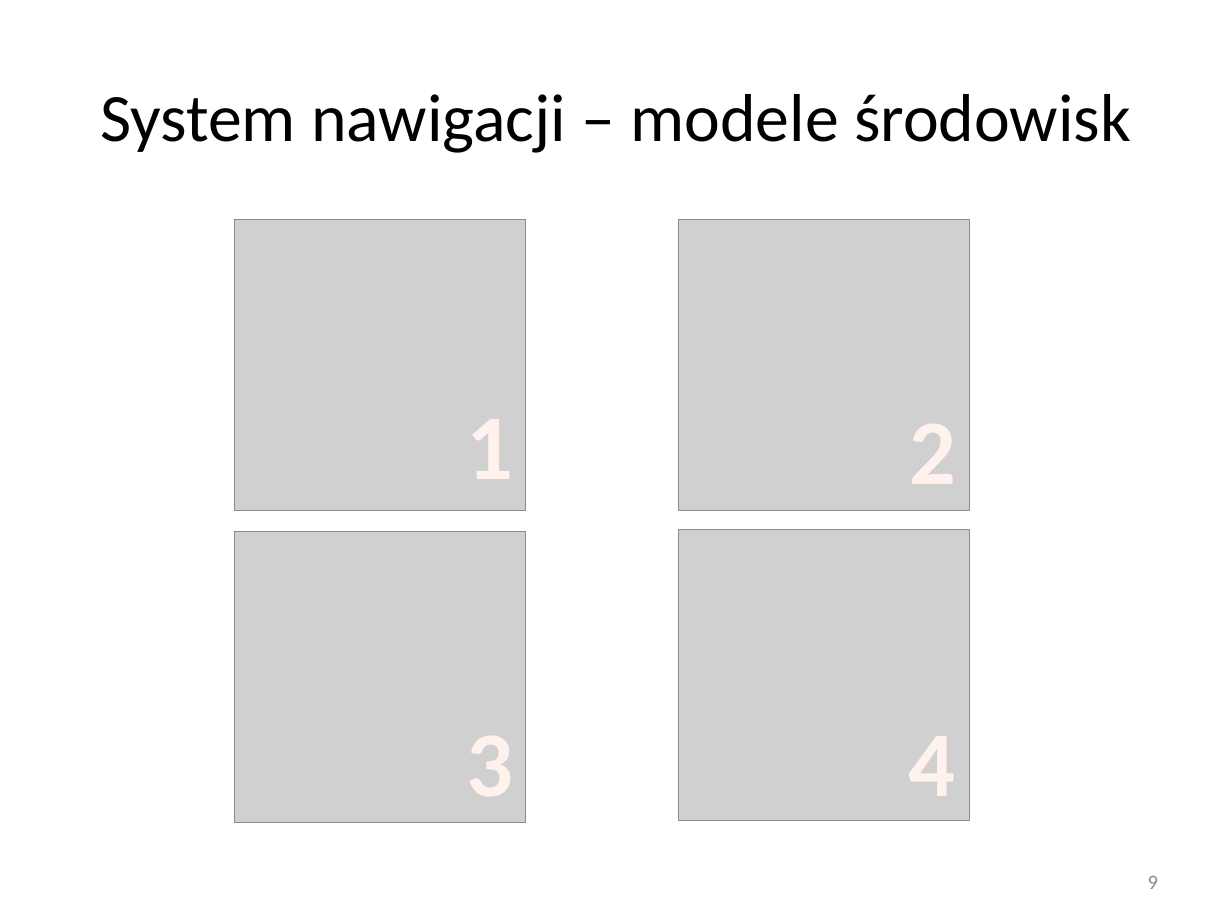
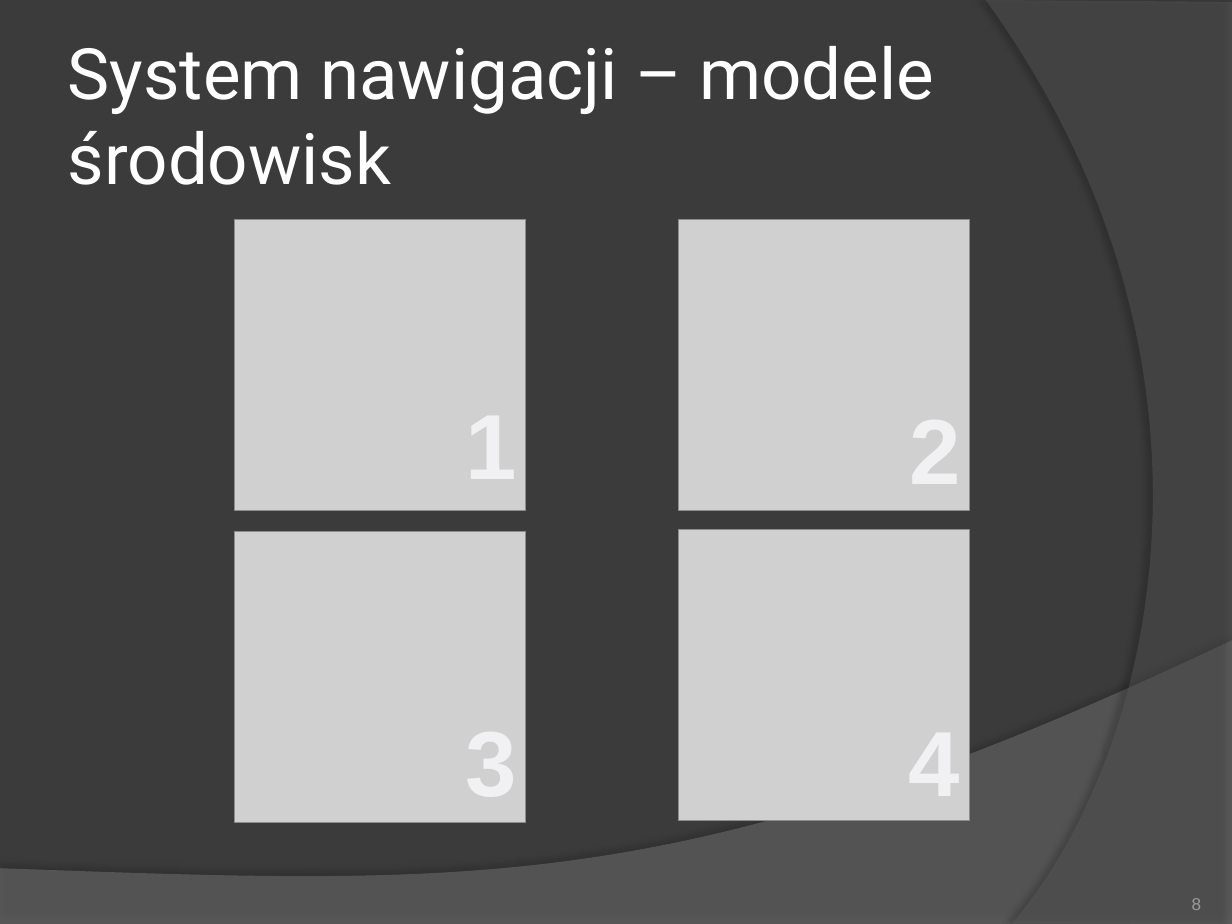
Before and after one commit to sskullgra/Character-Navigation, a slide deck: slide 8 of Nawigacja w grach komputerowych.pptx (slide 9 before the commit). Drawn at 1232x924 pixels with LibreOffice and Linux fonts; fonts in the diff are those of the drawing; grey boxes stand for pictures. Boxes give left, top, right and bottom in pixels: in the first picture for what was removed or moved away, otherwise in the second. Text is boxed around its words. In the diff, an @@ line names an element or a change of style, - is before the commit and + after.

```diff
--- a/Nawigacja w grach komputerowych.pptx
+++ b/Nawigacja w grach komputerowych.pptx
@@ background #FFFFFF to #3B3B3B @@
@@ freeform shape added at <box>986,0,1232,924</box>, fill #5E5E5E at 40% opacity @@
@@ title "System nawigacji – modele środowisk" at <box>68,46,934,185</box>: size 39.6 to 41.4 pt, font Calibri to Roboto, text colour #000000 to #FFFFFF; alignment centre to left @@
@@ text removed at <box>466,419,513,479</box> @@
-1
@@ text removed at <box>910,424,957,484</box> @@
-2
@@ freeform shape added at <box>0,641,1232,924</box>, fill #7F7F7F at 45% opacity @@
@@ text removed at <box>466,736,513,796</box> @@
-3
@@ text removed at <box>908,736,955,796</box> @@
-4
@@ page number at <box>1192,898,1202,910</box>: vertical alignment middle to bottom @@
@@ page number at <box>1192,898,1202,910</box>: text changed; size 12 to 10 pt; font Calibri to Arial; text colour #8C8C8C to #9D9B9A @@
-9
+8
```
Also in this commit, not shown: 11 other slides changed, 1 slide removed.
